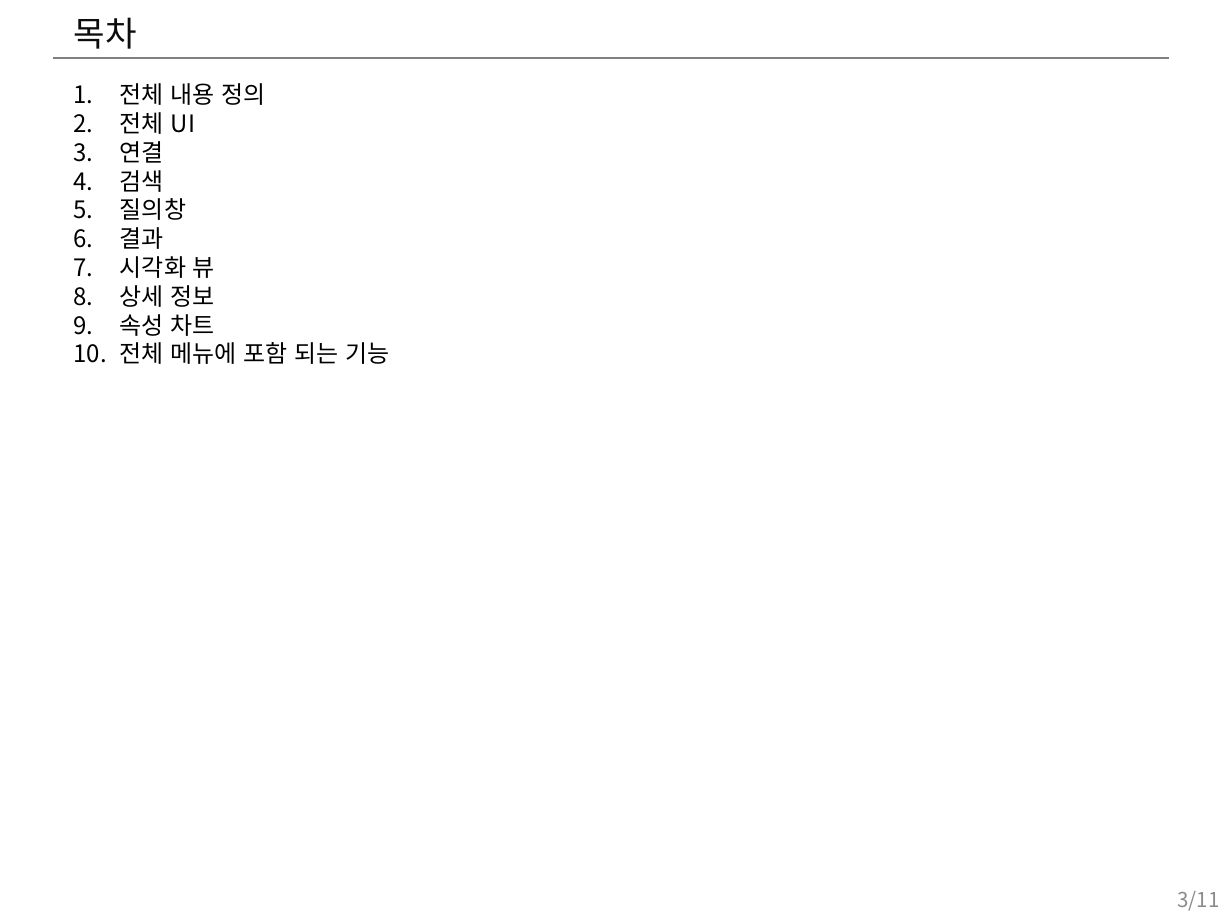
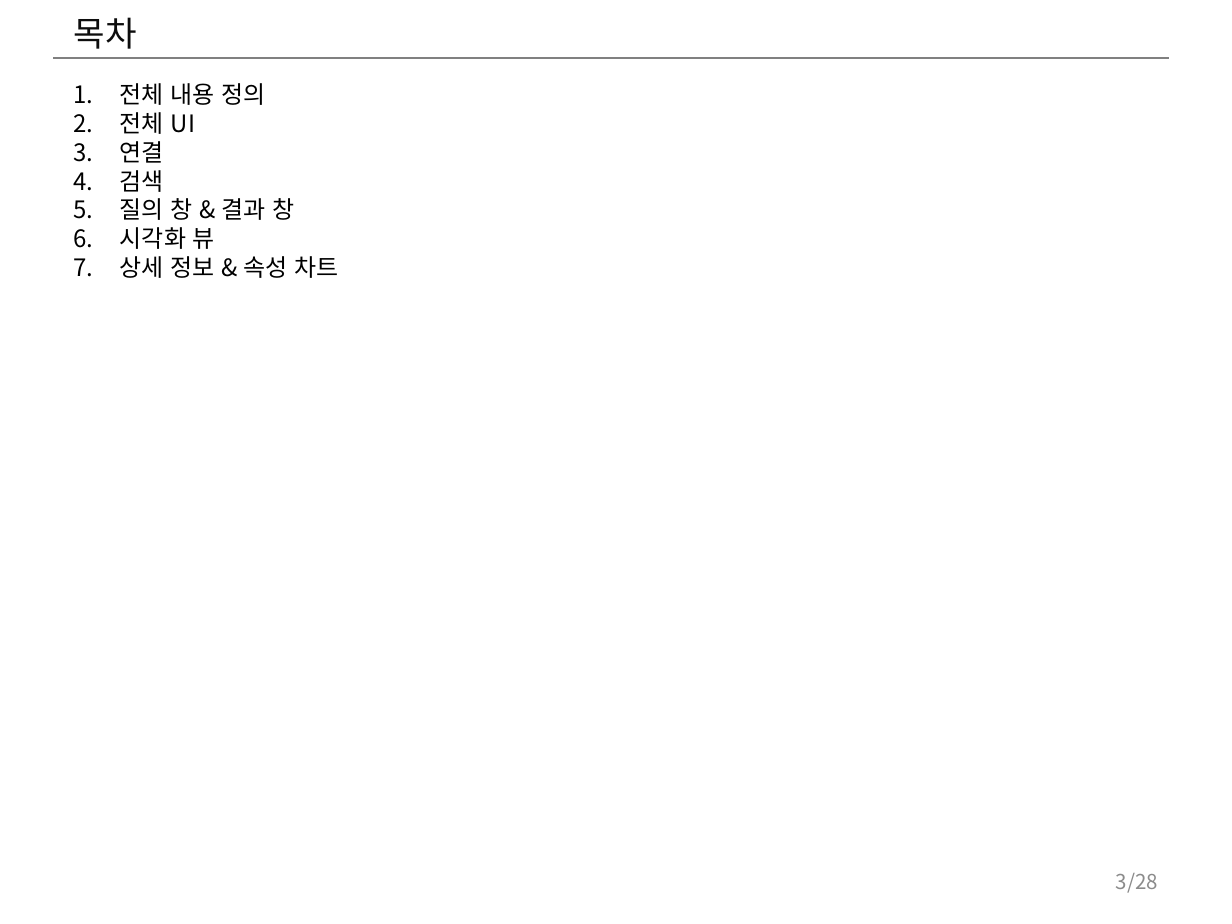
Before and after one commit to postech-dblab-iitp/visual-tool, a slide deck: slide 3 of ViT_docs/시각화도구_UI_UX_기획서.pptx. Drawn at 1232x924 pixels with LibreOffice and Linux fonts; fonts in the diff are those of the drawing. Boxes give left, top, right and bottom in pixels: in the first picture for what was removed or moved away, otherwise in the second. Text is boxed around its words. In the diff, an @@ line names an element or a change of style, - is before the commit and + after.

```diff
--- a/ViT_docs/시각화도구_UI_UX_기획서.pptx
+++ b/ViT_docs/시각화도구_UI_UX_기획서.pptx
@@ text at (x1=120, y1=198, x2=294, y2=220): text changed @@
-5. 질의창
-6. 결과
+5. 질의 창 & 결과 창
@@ text at (x1=120, y1=256, x2=338, y2=278): text changed @@
-8. 상세 정보
-9. 속성 차트
-10. 전체 메뉴에 포함 되는 기능
+7. 상세 정보 & 속성 차트
@@ page number at (x1=1116, y1=873, x2=1158, y2=893): text changed @@
-3/11
+3/28
```
Also in this commit, not shown: 14 other slides changed, 8 slides added, 2 slides removed.
